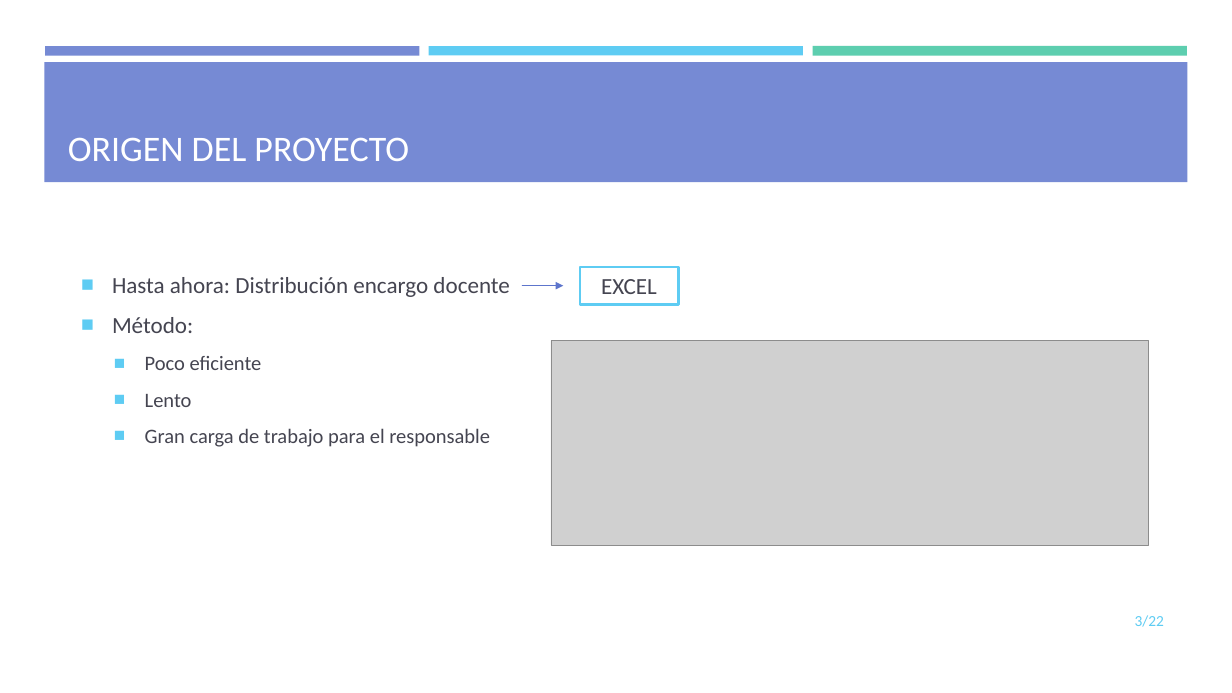
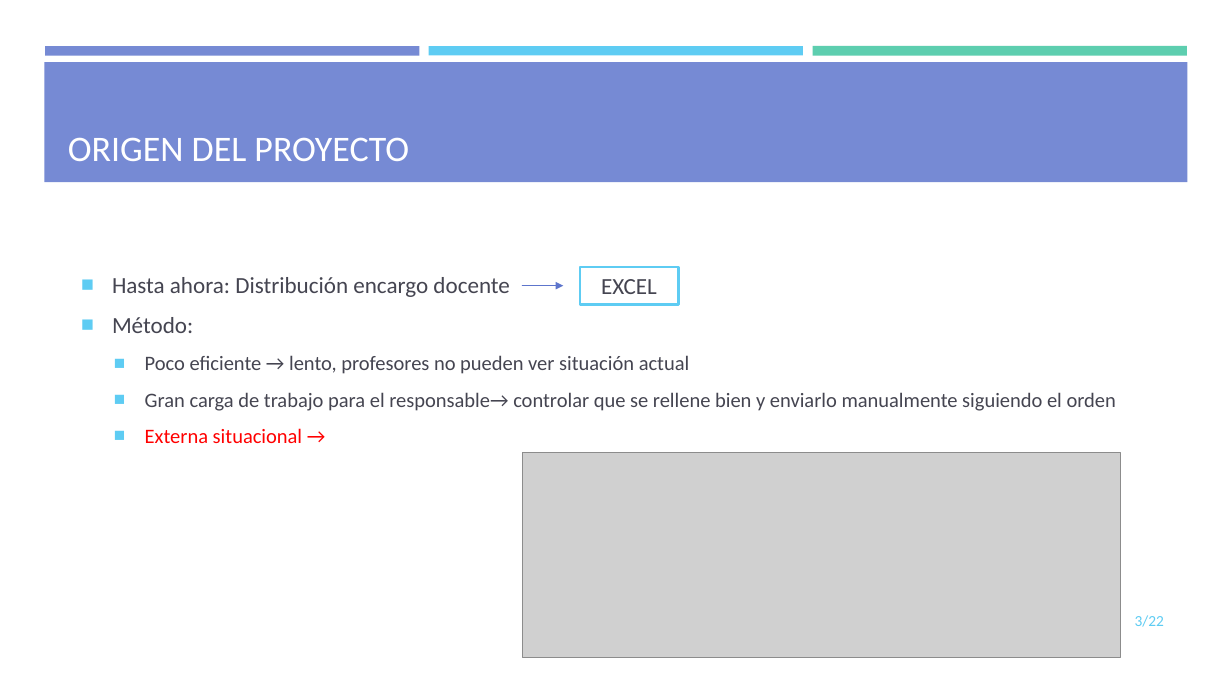
Before and after one commit to mdlunag/tfg, a slide deck: slide 3 of tfg_presentacio.pptx. Drawn at 1232x693 pixels with LibreOffice and Linux fonts; fonts in the diff are those of the drawing; grey boxes stand for pictures. Boxes give left, top, right and bottom in pixels: in the first picture for what was removed or moved away, otherwise in the second. Text is boxed around its words. In the diff, an @@ line names an element or a change of style, - is before the commit and + after.

```diff
--- a/tfg_presentacio.pptx
+++ b/tfg_presentacio.pptx
@@ text at <box>145,355,1116,443</box>: text changed @@
-  ■ Poco eficiente
-  ■ Lento
-  ■ Gran carga de trabajo para el responsable
+  ■ Poco eficiente → lento, profesores no pueden ver situación actual
+  ■ Gran carga de trabajo para el responsable→ controlar que se rellene bien y enviarlo manualmente siguiendo el orden
+  ■ Externa situacional →
@@ picture: place and size @@
-picture at <box>551,341,1149,545</box>
+picture at <box>522,453,1120,657</box>
```
Also in this commit, not shown: 9 other slides changed, 4 slides added, 6 slides removed.
